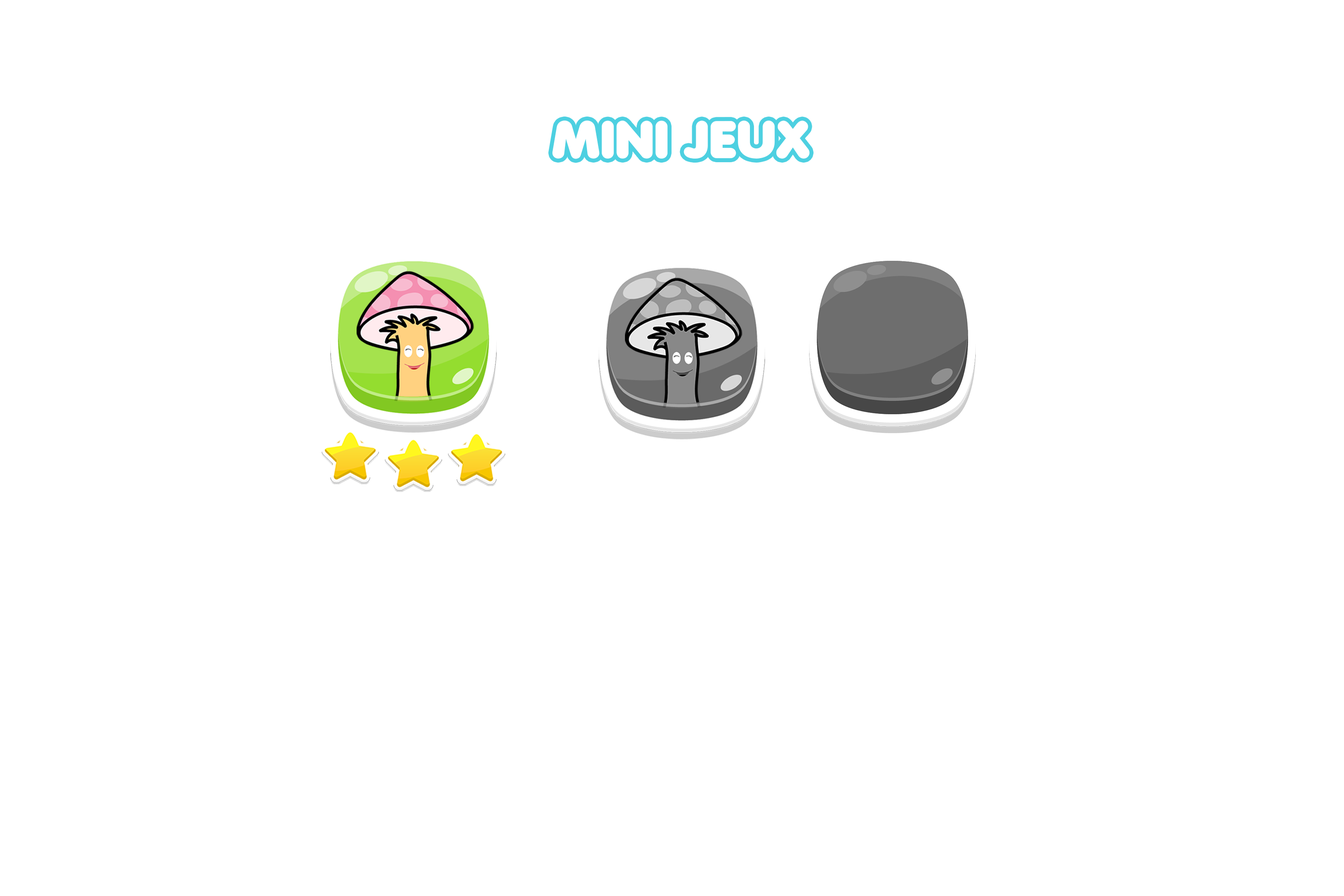
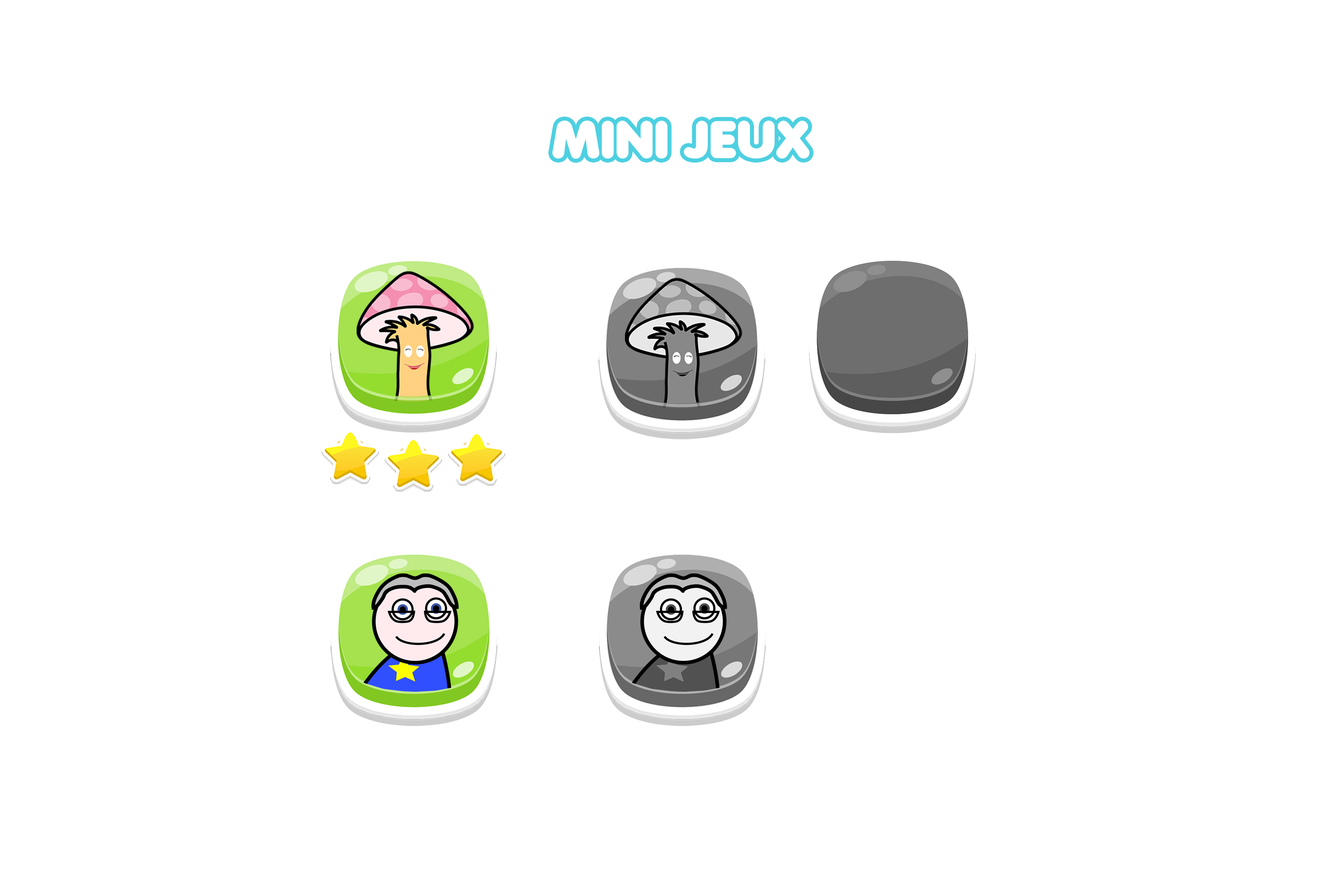
Layers edited between the first and the second w=1344, h=896 image:
added group "magicien gris" with 12 layers above "magicien" over [598, 553, 766, 726]
added layer "magicien" (1st of 3, in "magicien gris") in group "magicien gris" over [631, 573, 727, 692]
added layer "bouton" (1st of 3, in "magicien gris") in group "magicien gris" over [598, 553, 766, 726]
added group "magicien" (2nd of 3) with 12 layers above "champi copie" over [330, 553, 498, 726]
added layer "magicien" (3rd of 3, in "magicien") in group "magicien" over [363, 573, 459, 692]
added layer "bouton" (2nd of 3, in "magicien") in group "magicien" over [330, 553, 498, 726]
